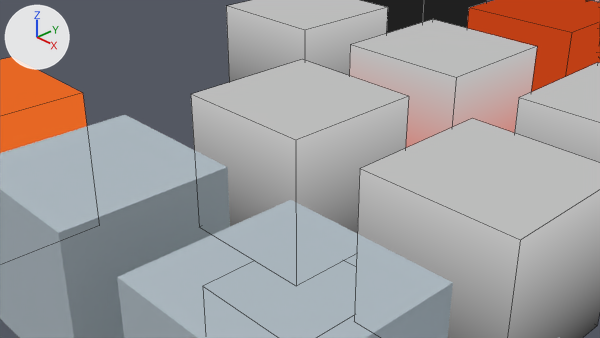
Two versions of the Blender file assets/test_chambers/materials.blend, one commit apart.
Rendered twice from the file's camera 'Camera'. Lighting does not change. The marker at upper left points along +X, +Y and +Z. Mesh edges are drawn as thin lines.

The scene before the commit, as lines of its bpy script (objects in view):
```python
me_cube = bpy.data.meshes.new('Cube')
me_cube.from_pydata(...)  # a box spanning x -1.0..1.0, y -1.0..1.0, z -1.0..1.0
me_cube.materials.append(mat_ambient_block)
me_cube_002 = bpy.data.meshes.new('Cube.002')
me_cube_002.from_pydata(...)  # a box spanning x -1.0..1.0, y -1.0..1.0, z -1.0..1.0
me_cube_002.materials.append(mat_concrete_observationwall_001a)  # its picture is missing
me_cube_003 = bpy.data.meshes.new('Cube.003')
me_cube_003.from_pydata(...)  # a box spanning x -1.0..1.0, y -1.0..1.0, z -1.0..1.0
me_cube_003.materials.append(mat_metalwall048b)  # its picture is missing
ob_ambient_block = bpy.data.objects.new('ambient block', me_cube)
ob_ambient_block.location = (0.0, 0.0, -3.0)
ob_ambient_block_002 = bpy.data.objects.new('ambient block.002', me_cube_002)
ob_ambient_block_002.location = (3.0, 0.0, 0.0)
ob_ambient_block_003 = bpy.data.objects.new('ambient block.003', me_cube_003)
ob_ambient_block_003.location = (3.0, 3.0, 0.0)
# also in view: 'ambient block.019' at (-3.0, -3.0, 0.0); 'ambient block.017' at (-3.0, 6.0, 0.0); 'ambient block.009' at (0.0, 6.0, 0.0); 'ambient block.001' at (0.0, 0.0, 0.0); 'ambient block.016' at (-3.0, 3.0, 0.0)
```
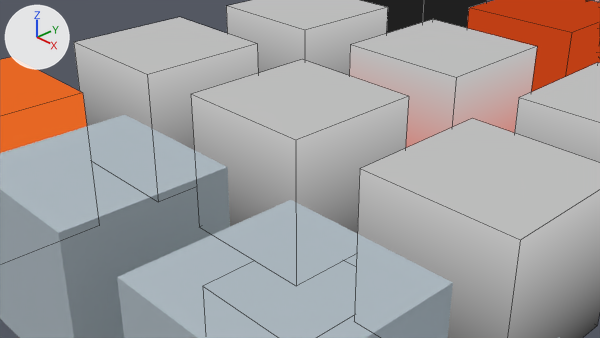
Changed parts and their boxes (x1, y1, x2, y2) in the pictures (600 x 338 px):
'ambient block.026', added: after (74, 17, 258, 202)

What changed in the scene script:
```text
Add mat_observation_tilefloor001a:
    mat_observation_tilefloor001a = bpy.data.materials.new('observation_tilefloor001a')
    # nodes: Emission, Mix, OutputMaterial, VertexColor
Add me_cube_024:
    me_cube_024.from_pydata(...)  # a box spanning x -1.0..1.0, y -1.0..1.0, z -1.0..1.0
    me_cube_024.materials.append(mat_observation_tilefloor001a)  # its picture is missing
Add ob_ambient_block_026:
    ob_ambient_block_026 = bpy.data.objects.new('ambient block.026', me_cube_024)
    ob_ambient_block_026.location = (-3.0, 0.0, 0.0)
```
